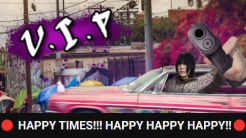
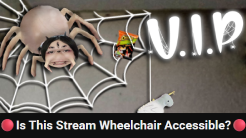
Revision of a layered 246 x 138 image; what changed, layer by layer:
added layer "Layer 16" above "Layer 15" over box(1, 119, 246, 132)
hid "Layer 15" over box(1, 119, 246, 132)
added layer "vip6" above "vip5" over box(0, 0, 246, 132)
hid "vip5" over box(0, 0, 246, 132)
